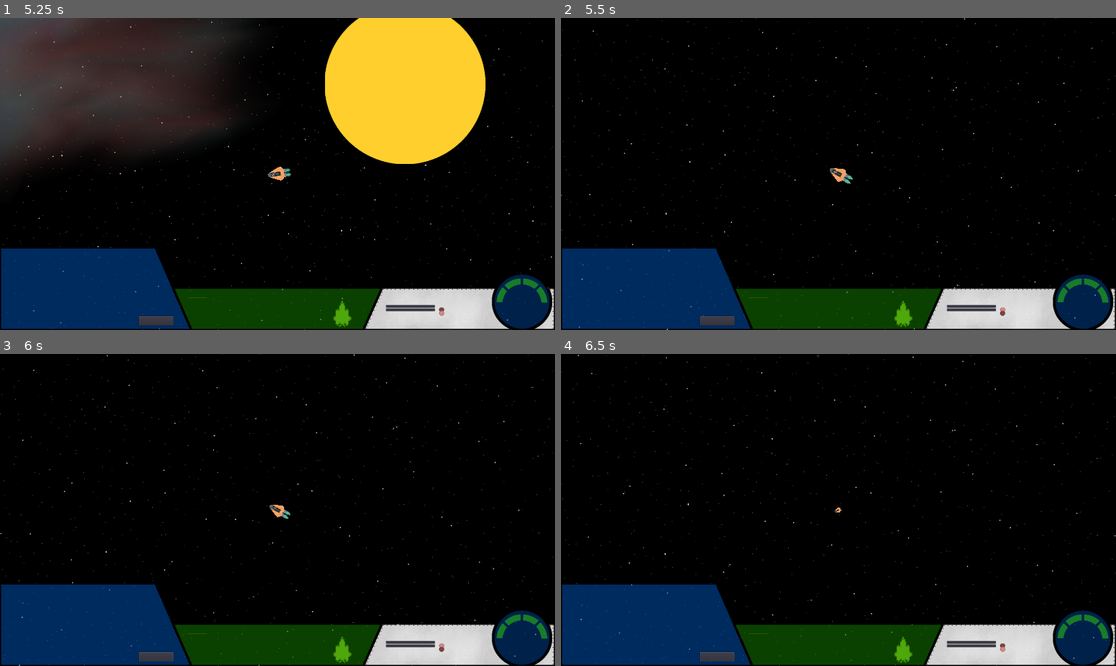
Above: before the commit, frames 1-4 (two rows, left to right).
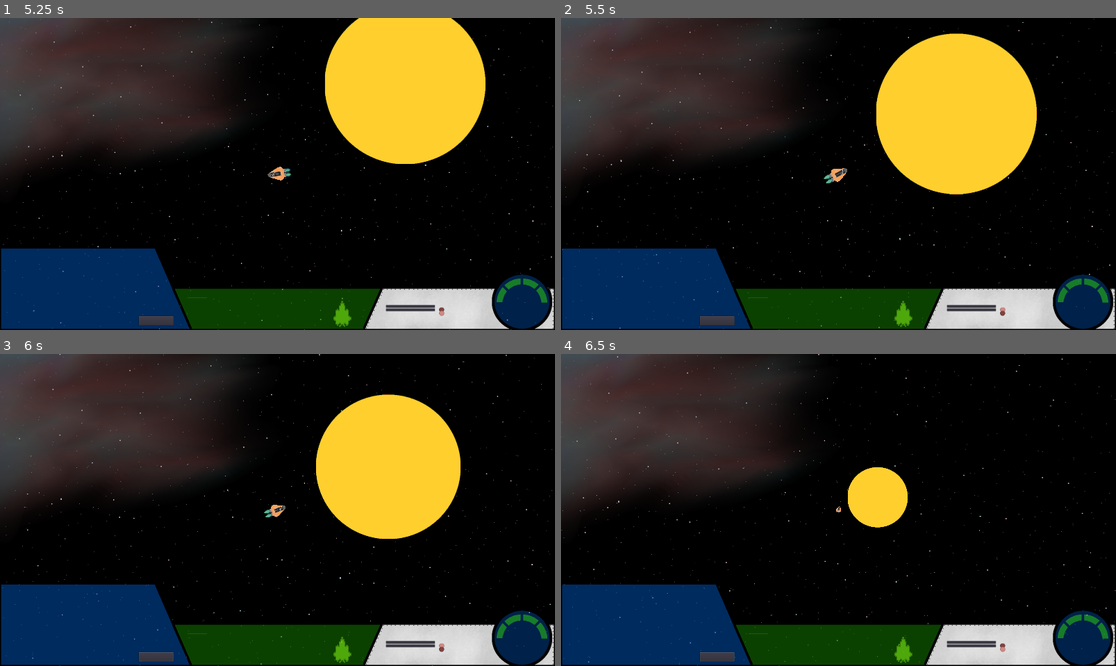
Above: after the commit, the same moments.

Repository: 029614/RedVoid
Game: Godot game, scene res://NewMain.tscn
The game is run twice, just before and just after one commit, with the same random seed, the same clock (stepped at 60 frames per second) and the same inputs.
Inputs (mouse positions are in pixels of both pictures, inside the frame that each line leads up to):
- Up to frame 1 (5.25 s): click "Missile Alert" at 0.5 s; click "Radar Lock" at 1.25 s; click "Reset" at 2 s; move the mouse to (399, 158) at 2.77 s; hold Right (ui_right) 2.78-3.53 s; tap O (orbit) at 2.85, 3.6, 4.55 s; click (399, 158) at 2.92 s; move the mouse to (166, 189) at 3.52 s; hold Down (ui_down) 3.53-4.28 s; move the mouse to (333, 105) at 4.27 s; hold Right (ui_right) 4.28-5.03 s; hold Mouse wheel up (zoom_in) 4.28-5.03 s; move the mouse to (249, 236) at 5.02 s; hold Up (ui_up) from 5.03 s (still down); tap Mouse wheel up (zoom_in) at 5.1 s; click (249, 236) at 5.17 s
- Up to frame 2 (5.5 s): keep holding Up (ui_up); tap O (orbit) at 5.3 s
- Up to frame 3 (6 s): move the mouse to (444, 556) at 5.77 s; release Up (ui_up) at 5.78 s; hold Left (ui_left) from 5.78 s (still down); hold Mouse wheel down (zoom_out) from 5.78 s (still down)
- Up to frame 4 (6.5 s): keep holding Left (ui_left); keep holding Mouse wheel down (zoom_out); tap O (orbit) at 6.05 s; tap M (map) at 6.4 s

Frame 1 is identical in both runs. In frame 2, 30% of the frame differs, in the area x 0-100%, y 0-100%; in frame 3, 28%; in frame 4, 20%.

Commit message:
Bug Fixes/Map Boundaries
Fixed orbiting, established map boundaries and allowed for looping through the map

Diff:
--- a/Main.gd
+++ b/Main.gd
@@ -4,6 +4,8 @@
 var target = preload("res://Target.tscn")
 var new_position = Vector2()
 var _move_camera = false
+var map_origin = Vector2(0,0)
+var map_limit = Vector2(20000,15000)
 
 
 # Called when the node enters the scene tree for the first time.
--- a/Player/Actor.gd
+++ b/Player/Actor.gd
@@ -69,7 +69,6 @@
     #Other start up related shit
     acceleration = thrust/mass
     print("acceleration: ", acceleration)
-    #$ParallaxBackground.set_global_position(get_global_position())
 
 func get_input(delta):
 
@@ -108,7 +107,7 @@
     get_gravity(delta)
     rotation += rotation_dir * rotation_speed * delta
     if _orbiting == true:
-        position = orbital_pos.get_global_position()
+        global_position = orbital_pos.get_global_position()
         look_at(planet.get_global_position())
 
     #For when you land on a planet
@@ -152,6 +151,16 @@
         print("refueling - ", fuel/float(fuel_cap)*100)
 
     updateGauge()
+
+    #Player Location
+    if global_position.x < engine.map_origin.x:
+        global_position.x += engine.map_limit.x
+    elif global_position.x > engine.map_limit.x:
+        global_position.x -= engine.map_limit.x
+    if global_position.y < engine.map_origin.y:
+        global_position.y += engine.map_limit.y
+    elif global_position.y > engine.map_limit.y:
+        global_position.y -= engine.map_limit.y
 
 
 func _input(event):
@@ -210,7 +219,6 @@
             orbital_pos = key
     _orbiting = true
     print("all code has run")
-    return
 
 func updateGauge():
     #Fuel Gauge
--- a/Player/Actor.tscn
+++ b/Player/Actor.tscn
@@ -179,6 +179,6 @@
 offset = Vector2( 960, 540 )
 transform = Transform2D( 1, 0, 0, 1, 960, 540 )
 
-[node name="Nebula" type="Sprite" parent="Canvas"]
+[node name="Canvas" type="Sprite" parent="Canvas"]
 z_index = -100
 texture = ExtResource( 12 )
Not shown: 2 places in Player/Actor.tscn that only renumber resources
